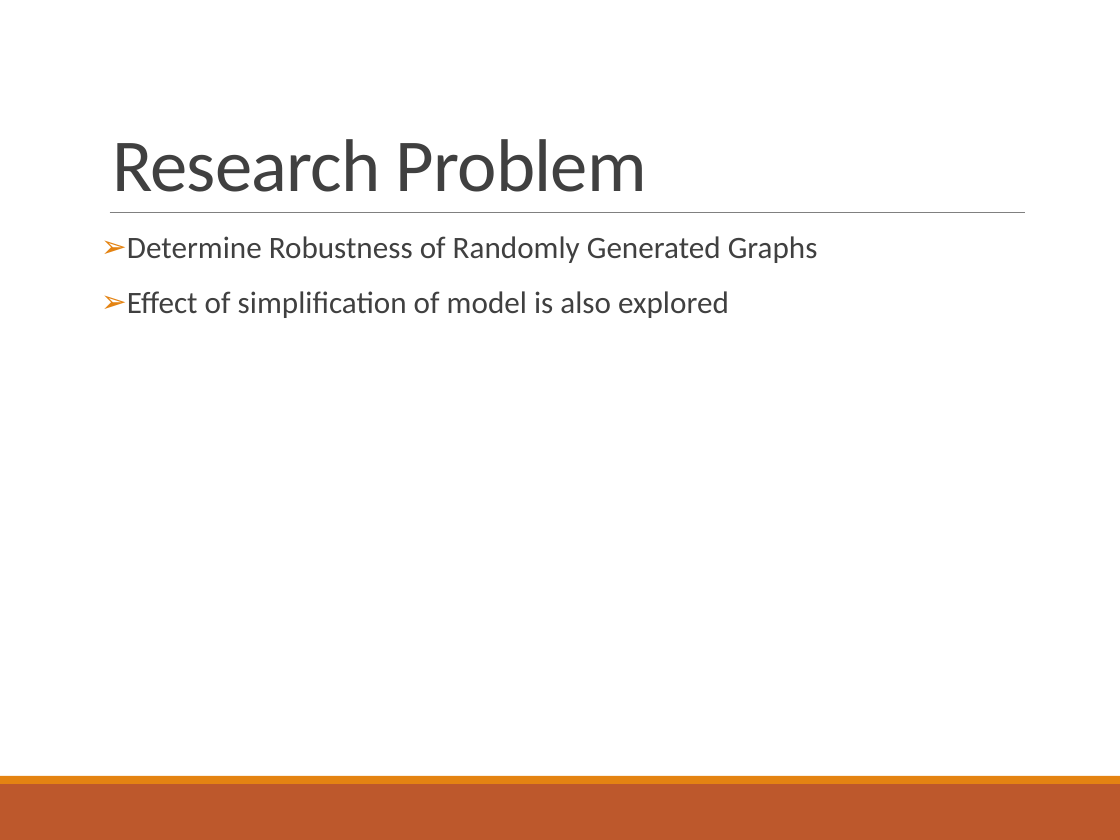
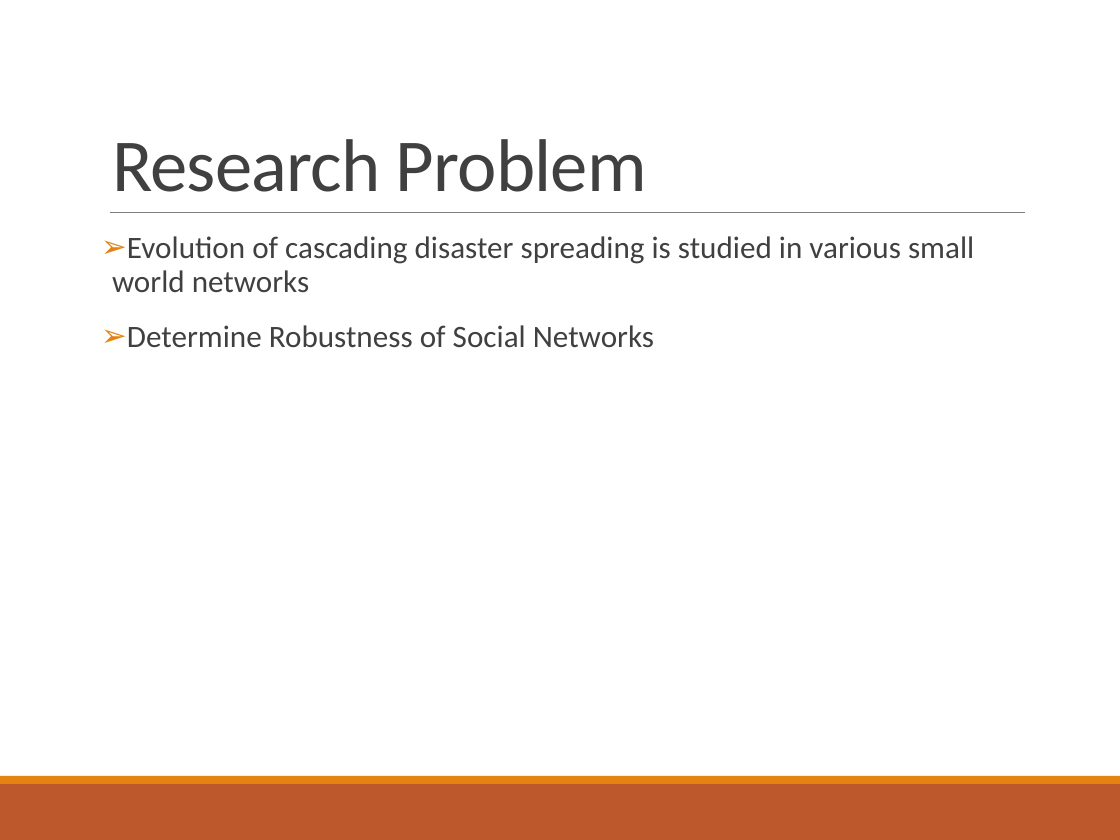
Before and after one commit to ParthaEth/Epidemics_Spreading_With_Cascade_Network, a slide deck: slide 3 of presentation/disease_spreading_presentation.pptx. Drawn at 1120x840 pixels with LibreOffice and Linux fonts; fonts in the diff are those of the drawing. Boxes give left, top, right and bottom in pixels: in the first picture for what was removed or moved away, otherwise in the second. Text is boxed around its words. In the diff, an @@ line names an element or a change of style, - is before the commit and + after.

Commit message:
minor changes

```diff
--- a/presentation/disease_spreading_presentation.pptx
+++ b/presentation/disease_spreading_presentation.pptx
@@ text at (112,236,974,348): text changed @@
-➢ Determine Robustness of Randomly Generated Graphs
-➢ Effect of simplification of model is also explored
+➢ Evolution of cascading disaster spreading is studied in various small world networks
+➢ Determine Robustness of Social Networks
```
